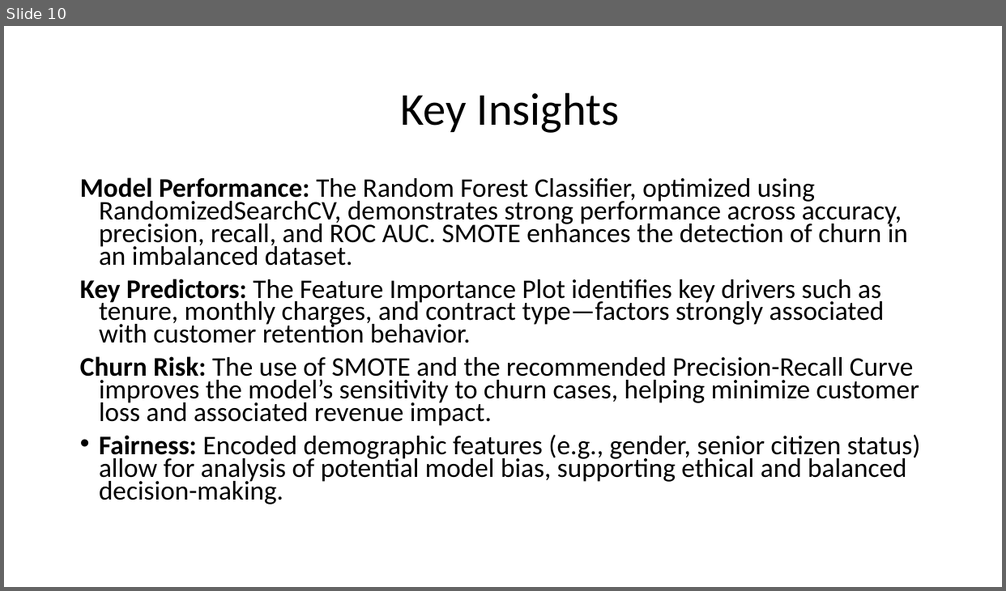
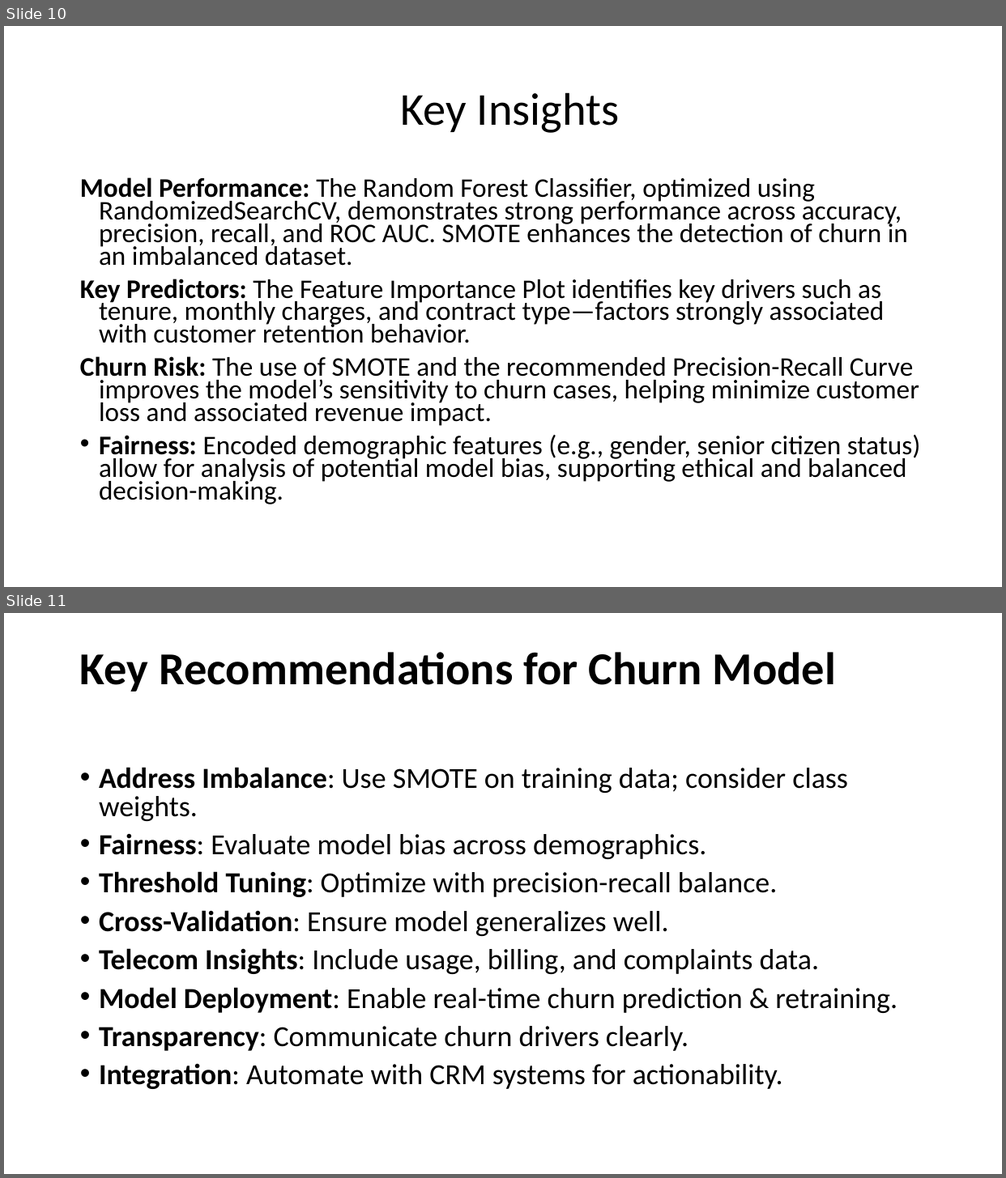
Before and after one commit to KabiraKabira7/customer_churn_modelling_phase_3_project, a slide deck: presentation.pdf.pptx. Shown one above the other, each under a label of ours: slide 10 before the commit, slides 10 and 11 after it. The pictures are 1006x591 and 1006x1178 pixels, drawn with LibreOffice and Linux fonts; fonts in the diff are those of the drawing. Boxes give left, top, right and bottom in pixels: in the first picture for what was removed or moved away, otherwise in the second. Text is boxed around its words. In the diff, an @@ line names an element or a change of style, - is before the commit and + after.

Commit message:
adding recommendations to presentation slides

```diff
--- a/presentation.pdf.pptx
+++ b/presentation.pdf.pptx
@@ slide 11 added at [4, 613, 1002, 1174], background #FFFFFF @@
@@ title added at [80, 652, 836, 692], 44 pt, text #000000, bold @@
+Key Recommendations for Churn Model
@@ text added at [99, 767, 897, 1089], 28 pt, text #000000 @@
+• Address Imbalance: Use SMOTE on training data; consider class weights.
+• Fairness: Evaluate model bias across demographics.
+• Threshold Tuning: Optimize with precision-recall balance.
+• Cross-Validation: Ensure model generalizes well.
+• Telecom Insights: Include usage, billing, and complaints data.
+• Model Deployment: Enable real-time churn prediction & retraining.
+• Transparency: Communicate churn drivers clearly.
+• Integration: Automate with CRM systems for actionability.
```
